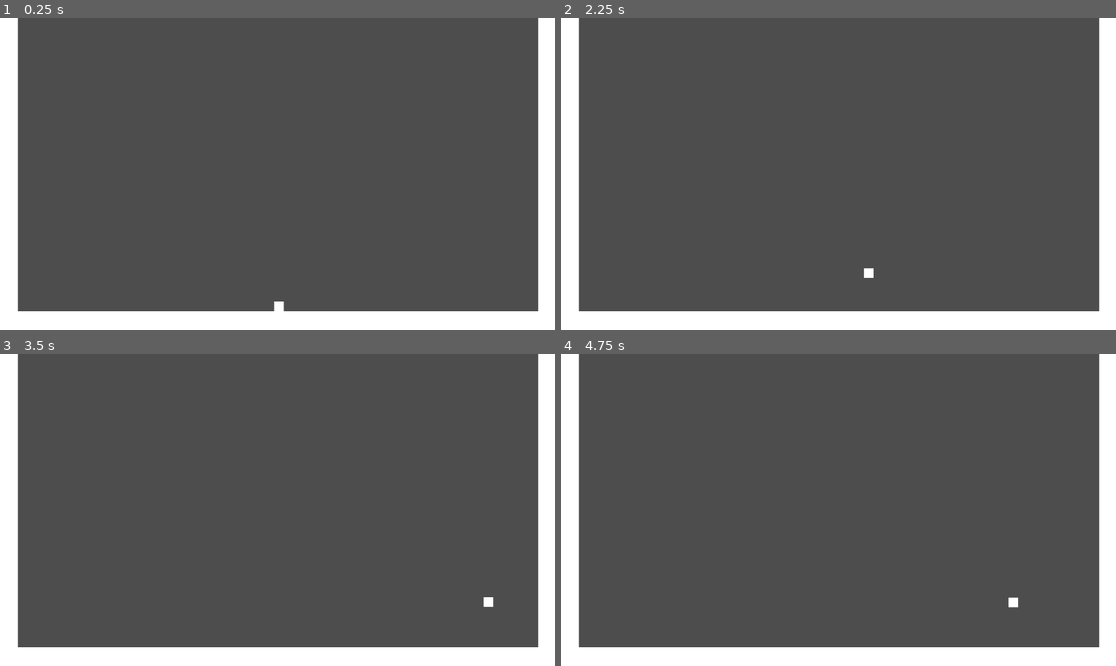
Above: before the commit, frames 1-4 (two rows, left to right).
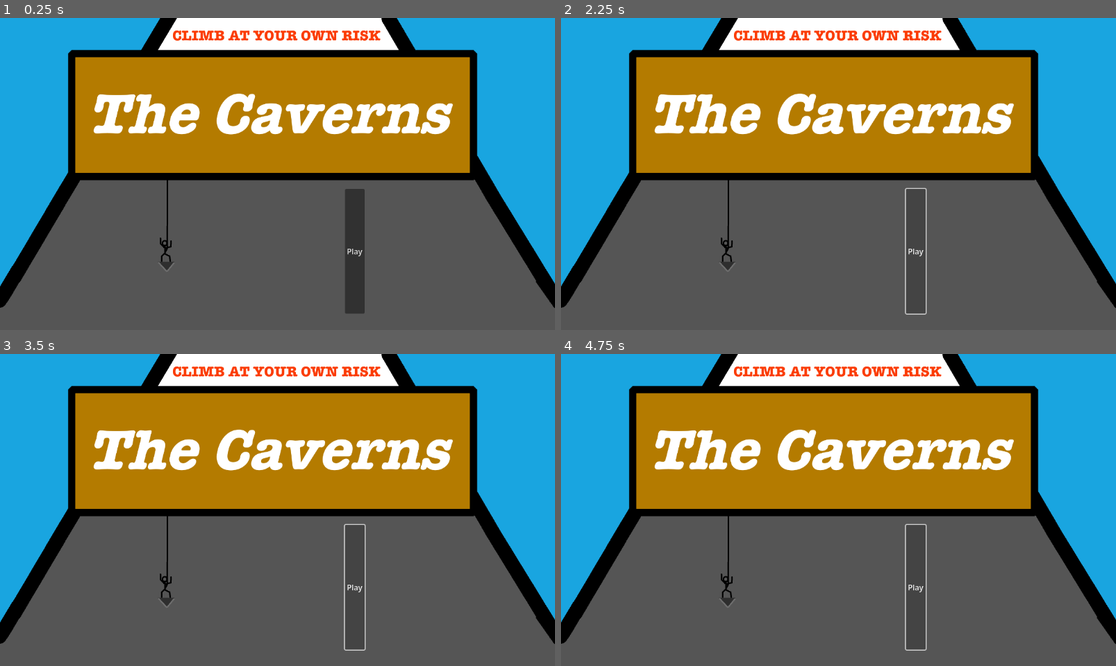
Above: after the commit, the same moments.

Repository: asundar-mags/the-grimstone-digital-tech
Game: Godot game, scene res://scenes/main menu.tscn
The game is run twice, just before and just after one commit, with the same random seed, the same clock (stepped at 60 frames per second) and the same inputs. Before the commit the project starts from res://scenes/neutral level.tscn.
Inputs (mouse positions are in pixels of both pictures, inside the frame that each line leads up to):
- Up to frame 1 (0.25 s): no input
- Up to frame 2 (2.25 s): click (916, 252) at 0.5 s, where only the run after the commit has a clickable "Play"; click (916, 252) at 1.25 s, where only the run after the commit has a clickable "Play"; tap Enter (ui_accept) at 2 s; hold Right (ui_right) from 2.03 s (still down)
- Up to frame 3 (3.5 s): keep holding Right (ui_right); tap Enter (ui_accept) at 2.27, 3.02 s
- Up to frame 4 (4.75 s): release Right (ui_right) at 3.53 s; hold Left (ui_left) 3.53-4.28 s; tap Enter (ui_accept) at 4.25, 4.52 s; hold Right (ui_right) from 4.28 s (still down)

The runs differ from the first frame. In frame 1, 66% of the frame differs, in the area x 0-100%, y 0-100%; in frame 2, 65%; in frame 3, 65%; in frame 4, 65%.

Commit message:
Added a main menu, buttons

Diff:
--- a/the-grimstone/project.godot
+++ b/the-grimstone/project.godot
@@ -11,7 +11,7 @@
 [application]
 
 config/name="The Grimstone"
-run/main_scene="res://scenes/neutral level.tscn"
+run/main_scene="uid://bpppomjjqabyg"
 config/features=PackedStringArray("4.6", "Forward Plus")
 
 [physics]
--- /dev/null
+++ b/the-grimstone/scenes/main menu.tscn
@@ -0,0 +1,25 @@
+[gd_scene format=3 uid="uid://bpppomjjqabyg"]
+
+[ext_resource type="Texture2D" uid="uid://cieqx1uy82jxl" path="res://assets/main menu.png" id="1_5hgee"]
+
+[node name="Control" type="Control" unique_id=411870673]
+layout_mode = 3
+anchors_preset = 0
+offset_right = 40.0
+offset_bottom = 40.0
+
+[node name="MainMenu" type="Sprite2D" parent="." unique_id=1625368313]
+position = Vector2(575.9999, 324)
+scale = Vector2(0.5999999, 0.59999996)
+texture = ExtResource("1_5hgee")
+
+[node name="HBoxContainer" type="HBoxContainer" parent="." unique_id=2058118236]
+layout_mode = 0
+offset_left = 716.0
+offset_top = 355.0
+offset_right = 1121.0
+offset_bottom = 614.0
+
+[node name="Play Button" type="Button" parent="HBoxContainer" unique_id=239040517]
+layout_mode = 2
+text = "Play"
Binary file added: the-grimstone/assets/main menu.png
Not shown, added: the-grimstone/assets/main menu.png.import
